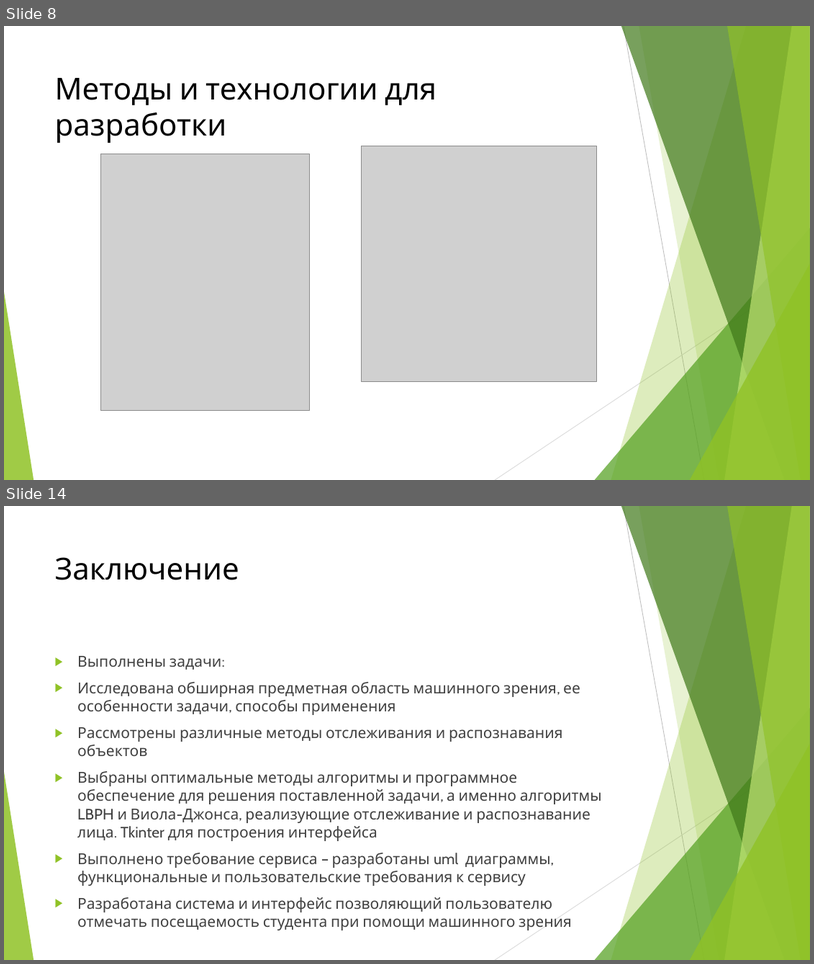
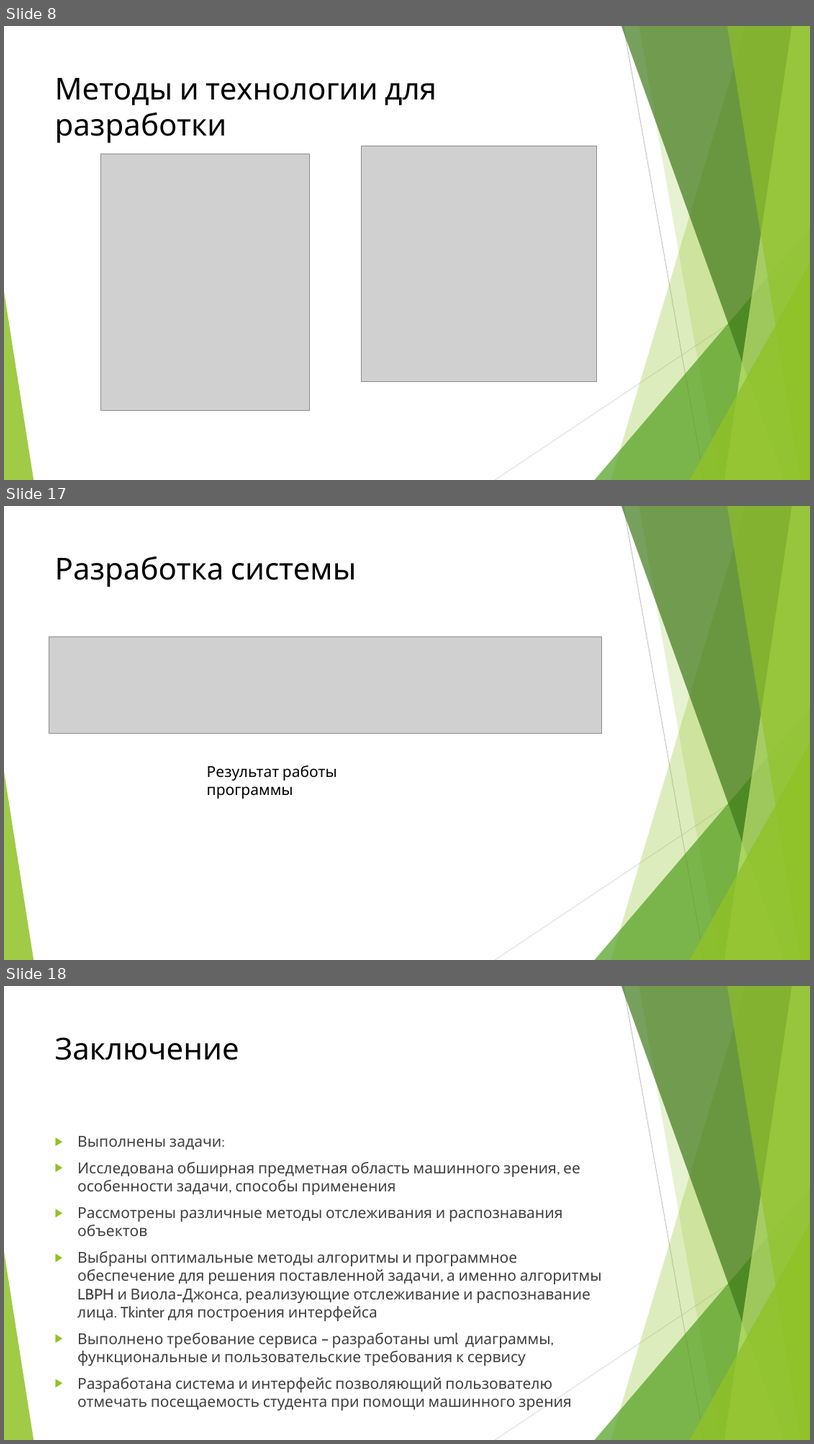
Before and after one commit to z3r069-lab/diploma, a slide deck: презентация_диплом_квасов_ПИ191(2).pptx. Shown one above the other, each under a label of ours: slides 8 and 14 before the commit, slides 8, 17 and 18 after it; the slides between them are not shown. The pictures are 814x964 and 814x1444 pixels, drawn with LibreOffice and Linux fonts; fonts in the diff are those of the drawing; grey boxes stand for pictures. Boxes give left, top, right and bottom in pixels: in the first picture for what was removed or moved away, otherwise in the second. Text is boxed around its words. In the diff, an @@ line names an element or a change of style, - is before the commit and + after.

```diff
--- a/презентация_диплом_квасов_ПИ191(2).pptx
+++ b/презентация_диплом_квасов_ПИ191(2).pptx
@@ slide 17 added at (x1=4, y1=506, x2=810, y2=960), background #FFFFFF; not listed: 10 template elements that a slide beside it also shows @@
@@ title added at (x1=55, y1=556, x2=357, y2=587), 36 pt, text #000000 @@
+Разработка системы
@@ picture added at (x1=49, y1=636, x2=602, y2=733) @@
@@ text added at (x1=207, y1=765, x2=337, y2=798), 18 pt, text #000000 @@
+Результат работы программы
@@ what was slide 14 is now slide 18 @@
```
Also in this commit, not shown: 5 slides changed, 3 other slides added.
